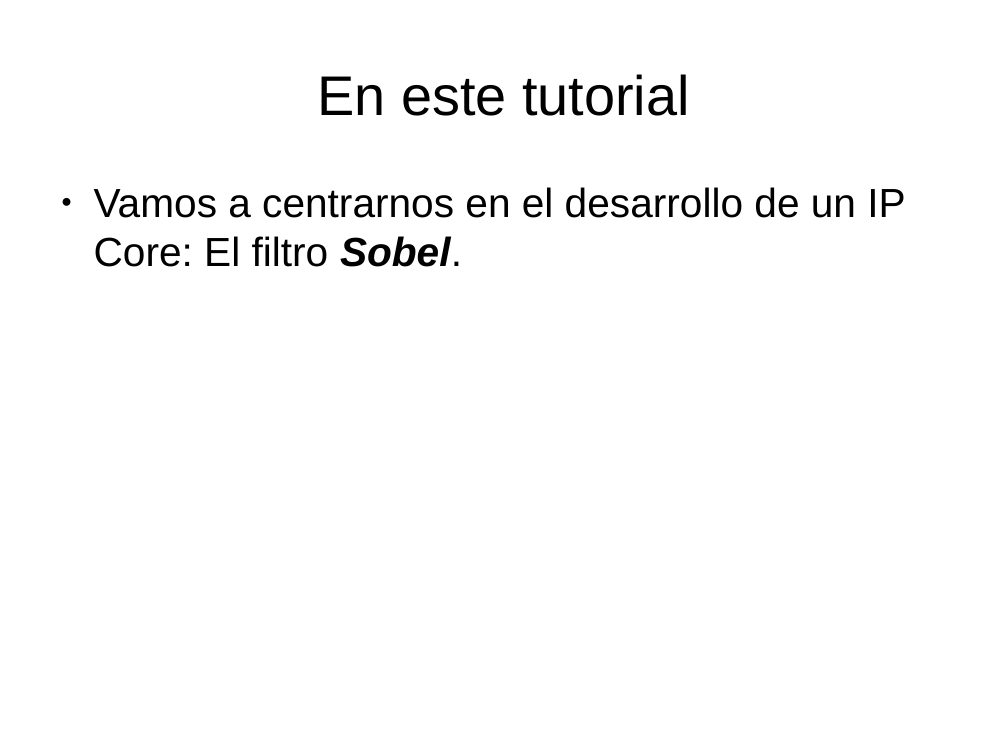
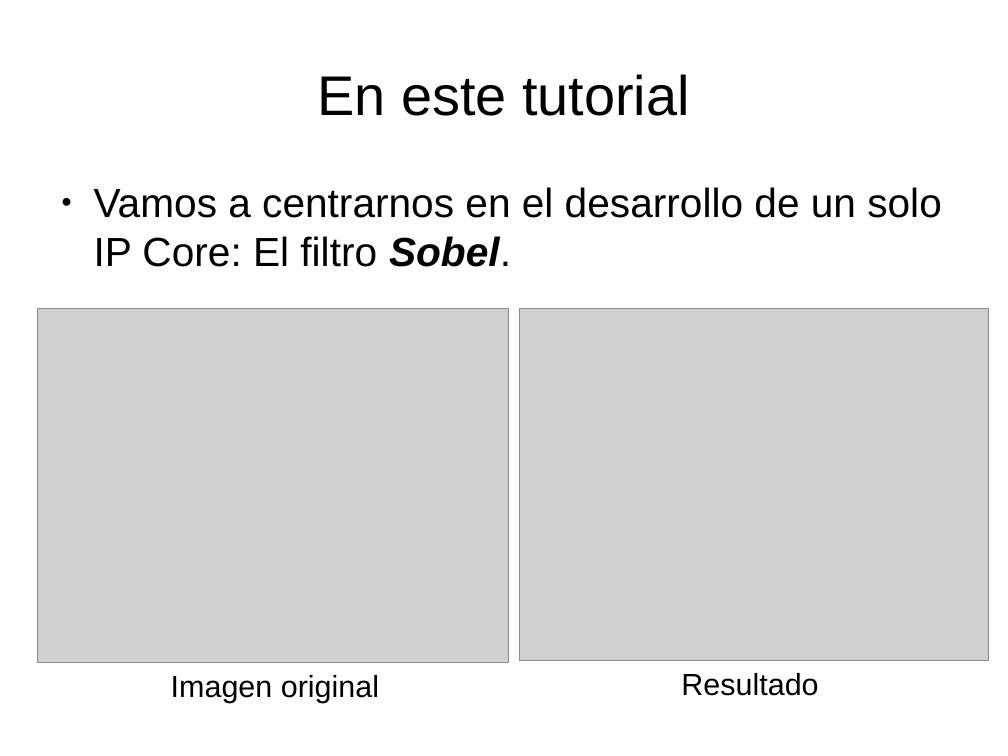
Before and after one commit to miguelgarcia/sase2017-hls-video, a slide deck: slide 8 of presentacion.odp. Drawn at 1008x756 pixels with LibreOffice and Linux fonts; fonts in the diff are those of the drawing; grey boxes stand for pictures. Boxes give left, top, right and bottom in pixels: in the first picture for what was removed or moved away, otherwise in the second. Text is boxed around its words. In the diff, an @@ line names an element or a change of style, - is before the commit and + after.

```diff
--- a/presentacion.odp
+++ b/presentacion.odp
@@ text at [94, 187, 942, 267]: text changed @@
-● Vamos a centrarnos en el desarrollo de un IP Core: El filtro Sobel.
+● Vamos a centrarnos en el desarrollo de un solo IP Core: El filtro Sobel.
@@ picture added at [38, 309, 509, 663] @@
@@ picture added at [520, 309, 989, 661] @@
@@ text added at [171, 675, 379, 703], 24 pt, text #000000 @@
+Imagen original
@@ text added at [681, 673, 818, 696], 24 pt, text #000000 @@
+Resultado
```
Also in this commit, not shown: 16 other slides changed, 5 slides added, 2 slides removed.
